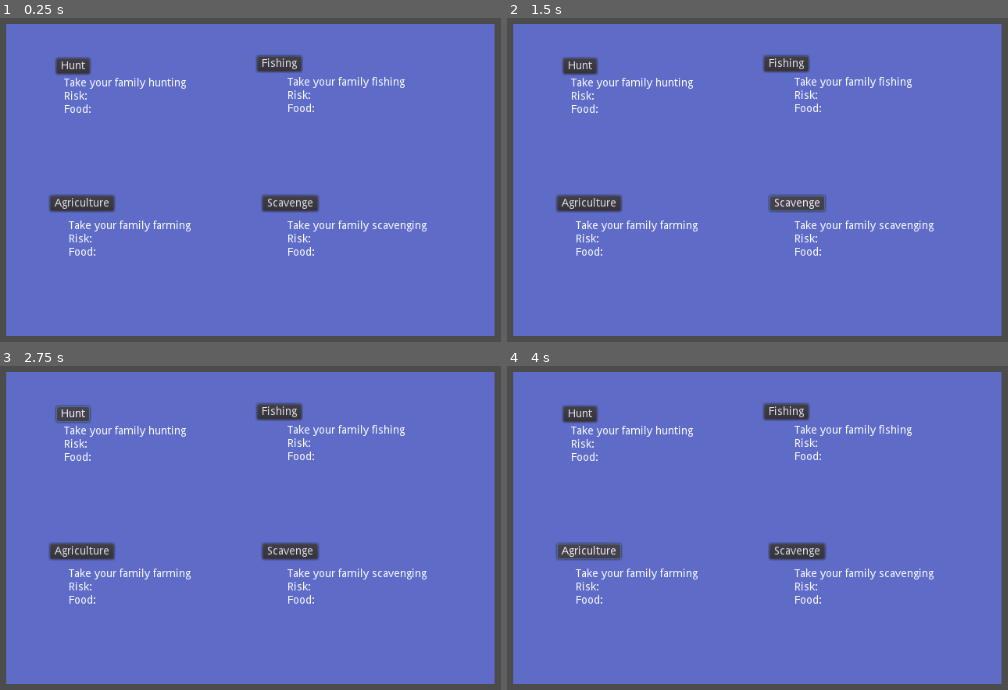
Above: before the commit, frames 1-4 (two rows, left to right).
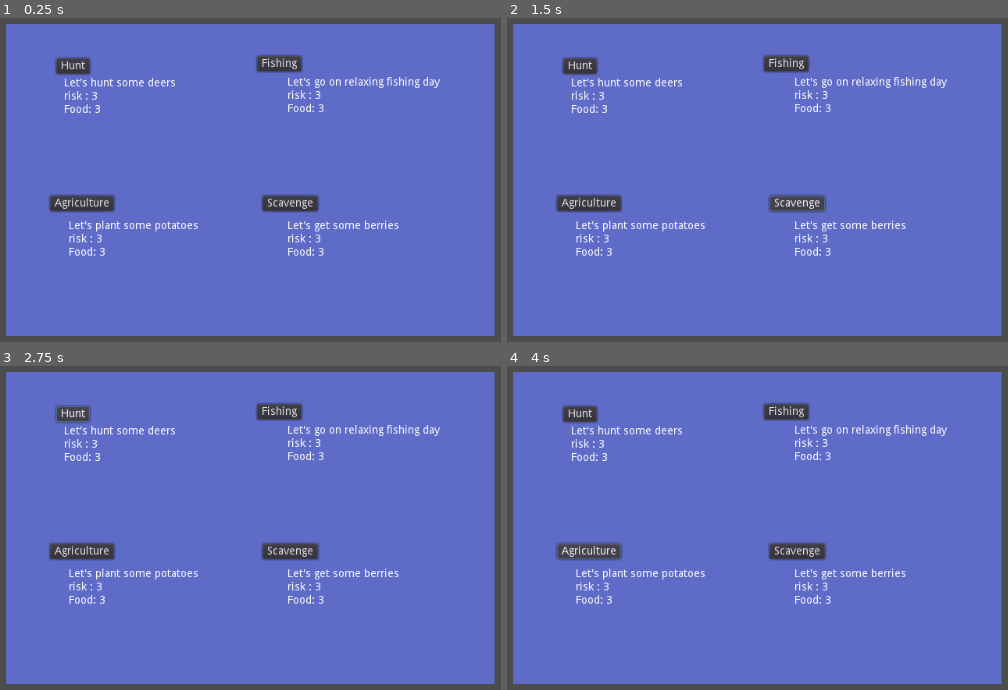
Above: after the commit, the same moments.

Repository: pmoco/GGJ23-FlipFlop_Gene
Game: Godot game, scene res://ActionsMenu.tscn
The game is run twice, just before and just after one commit, with the same random seed, the same clock (stepped at 60 frames per second) and the same inputs. This scene is started directly instead of the project's main scene.
Inputs:
- Up to frame 1 (0.25 s): no input
- Up to frame 2 (1.5 s): click "Agriculture" at 0.5 s; click "Scavenge" at 1.25 s
- Up to frame 3 (2.75 s): click "Hunt" at 2 s
- Up to frame 4 (4 s): click "Fishing" at 2.75 s; click "Agriculture" at 3.5 s

The runs differ from the first frame. In frame 1, 2.0% of the frame differs, in the area x 12-88%, y 18-74%; in frame 2, 2.0%; in frame 3, 2.0%; in frame 4, 2.0%.

Commit message:
Add label code to ActionsMenu

Diff:
--- a/ActionsMenu.gd
+++ b/ActionsMenu.gd
@@ -1,5 +1,13 @@
-extends Control
+class_name ActionsMenu extends Control
 
+func _ready():
+	$Agriculture/Label.text = "Let's plant some potatoes\nrisk : "+"3\n"+"Food: "+"3\n"
+
+	$Scavenge/Label.text ="Let's get some berries\nrisk : "+"3\n"+"Food: "+"3\n"
+
+	$Hunt/Label2.text ="Let's hunt some deers\nrisk : "+"3\n"+"Food: "+"3\n"
+
+	$Fishing/Label.text = "Let's go on relaxing fishing day\nrisk : "+"3\n"+"Food: "+"3\n"
 
 func _on_Fishing_pressed():
 	pass # Replace with function body.
--- a/project.godot
+++ b/project.godot
@@ -13,6 +13,11 @@
 "class": "Action_event",
 "language": "GDScript",
 "path": "res://Action_event.gd"
+}, {
+"base": "Control",
+"class": "ActionsMenu",
+"language": "GDScript",
+"path": "res://ActionsMenu.gd"
 }, {
 "base": "Control",
 "class": "Character",
@@ -71,6 +76,7 @@
 } ]
 _global_script_class_icons={
 "Action_event": "",
+"ActionsMenu": "",
 "Character": "",
 "Evening": "",
 "Event_box": "",
@@ -87,12 +93,8 @@
 [application]
 
 config/name="FlipFlapGene"
-run/main_scene="res://Main.tscn"
+run/main_scene="res://Event_box.tscn"
 config/icon="res://icon.png"
-
-[display]
-
-window/dpi/allow_hidpi=true
 
 [gui]
 
